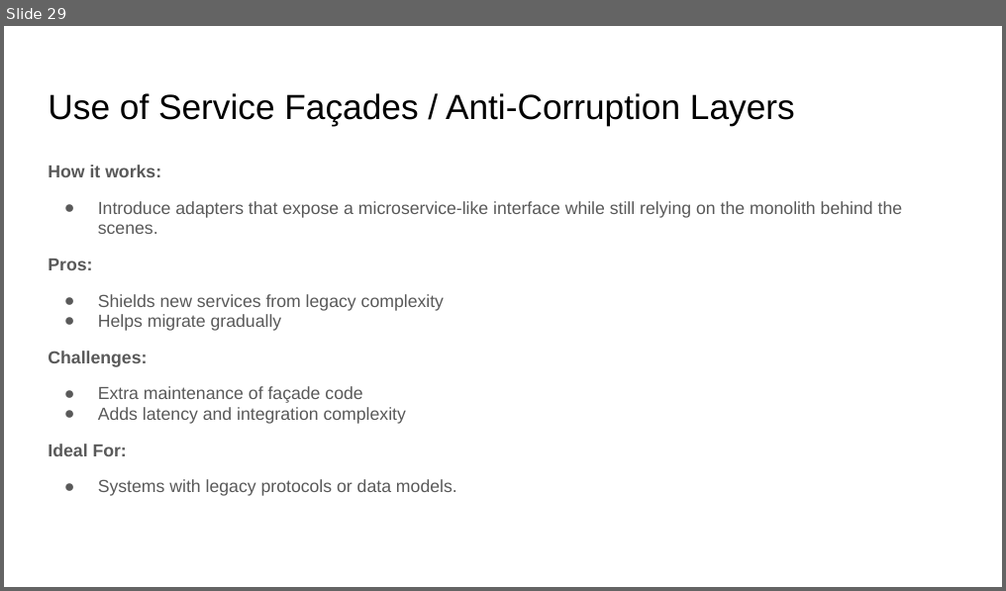
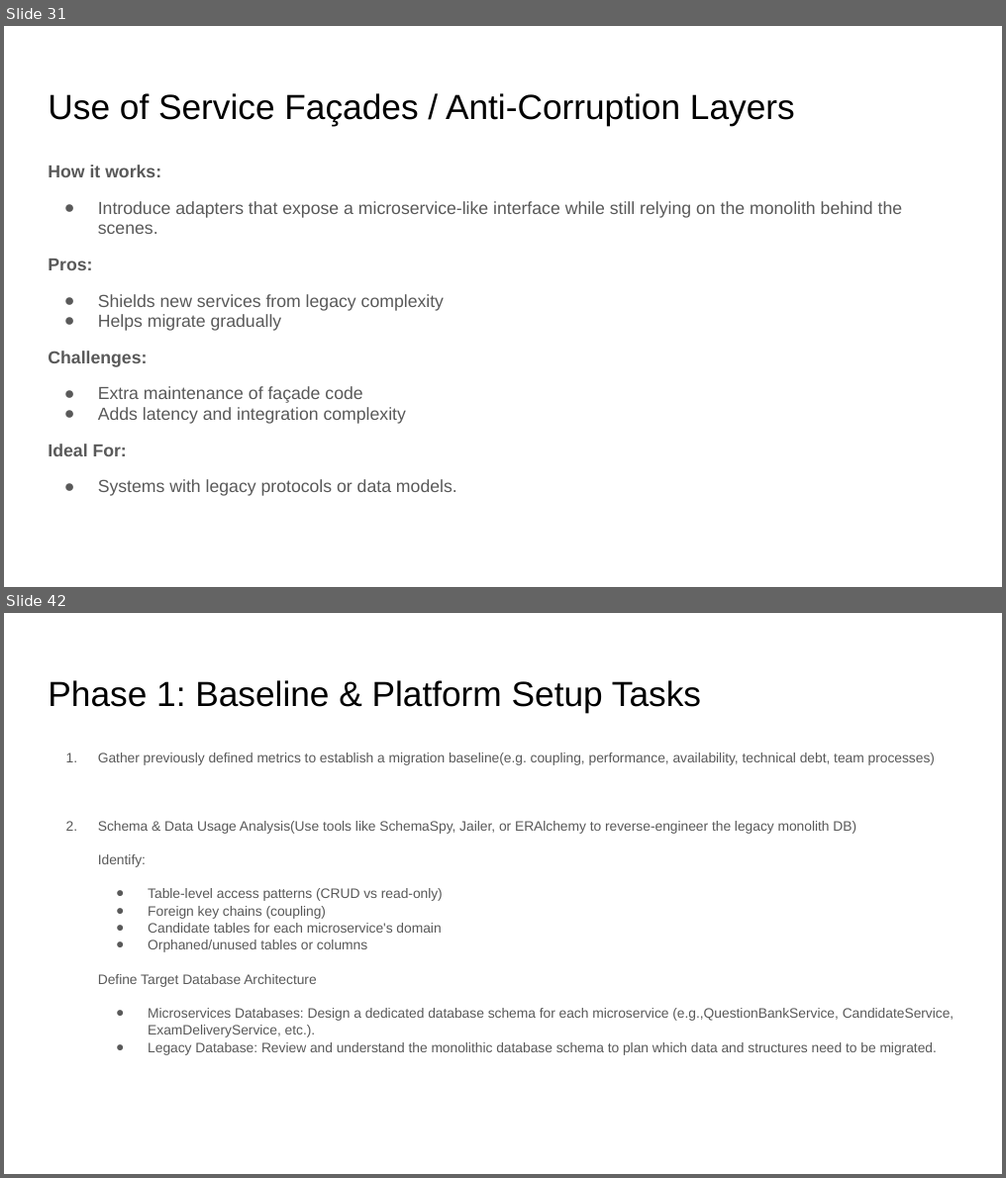
Before and after one commit to pfcit/nextgen-exam-system, a slide deck: ExamSystemMigration.pptx. Shown one above the other, each under a label of ours: slide 29 before the commit, slides 31 and 42 after it; the slides between them are not shown. The pictures are 1006x591 and 1006x1178 pixels, drawn with LibreOffice and Linux fonts; fonts in the diff are those of the drawing. Boxes give left, top, right and bottom in pixels: in the first picture for what was removed or moved away, otherwise in the second. Text is boxed around its words. In the diff, an @@ line names an element or a change of style, - is before the commit and + after.

```diff
--- a/ExamSystemMigration.pptx
+++ b/ExamSystemMigration.pptx
@@ slide 42 added at (x1=4, y1=613, x2=1002, y2=1174), background #FFFFFF @@
@@ title added at (x1=48, y1=680, x2=701, y2=712), 25.2 pt, text #000000 @@
+Phase 1: Baseline & Platform Setup Tasks
@@ text added at (x1=98, y1=753, x2=954, y2=1056), 9.9 pt, text #595959 @@
+1. Gather previously defined metrics to establish a migration baseline(e.g. coupling, performance, availability, technical debt, team processes)
+2. Schema & Data Usage Analysis(Use tools like SchemaSpy, Jailer, or ERAlchemy to reverse-engineer the legacy monolith DB)
+Identify:
+● Table-level access patterns (CRUD vs read-only)
+● Foreign key chains (coupling)
+● Candidate tables for each microservice's domain
+● Orphaned/unused tables or columns
+Define Target Database Architecture
+● Microservices Databases: Design a dedicated database schema for each microservice (e.g.,QuestionBankService, CandidateService, ExamDeliveryService, etc.).
+● Legacy Database: Review and understand the monolithic database schema to plan which data and structures need to be migrated.
@@ what was slide 29 is now slide 31 @@
```
Also in this commit, not shown: 5 slides changed, 34 other slides added.
